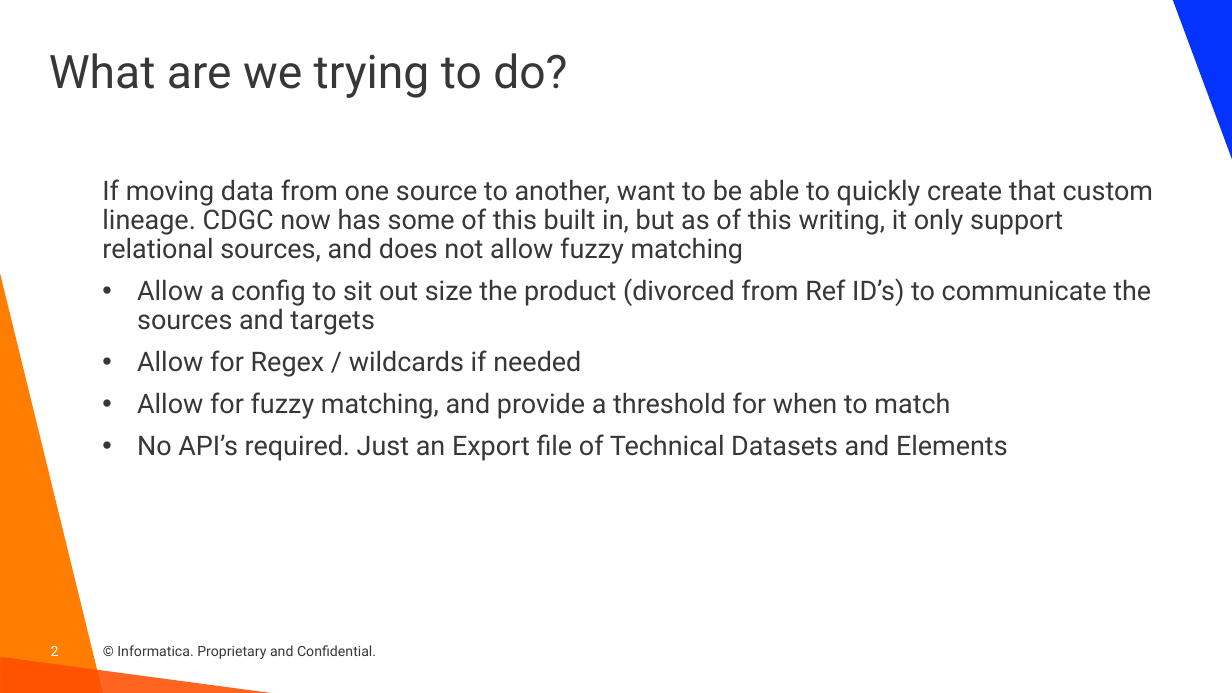
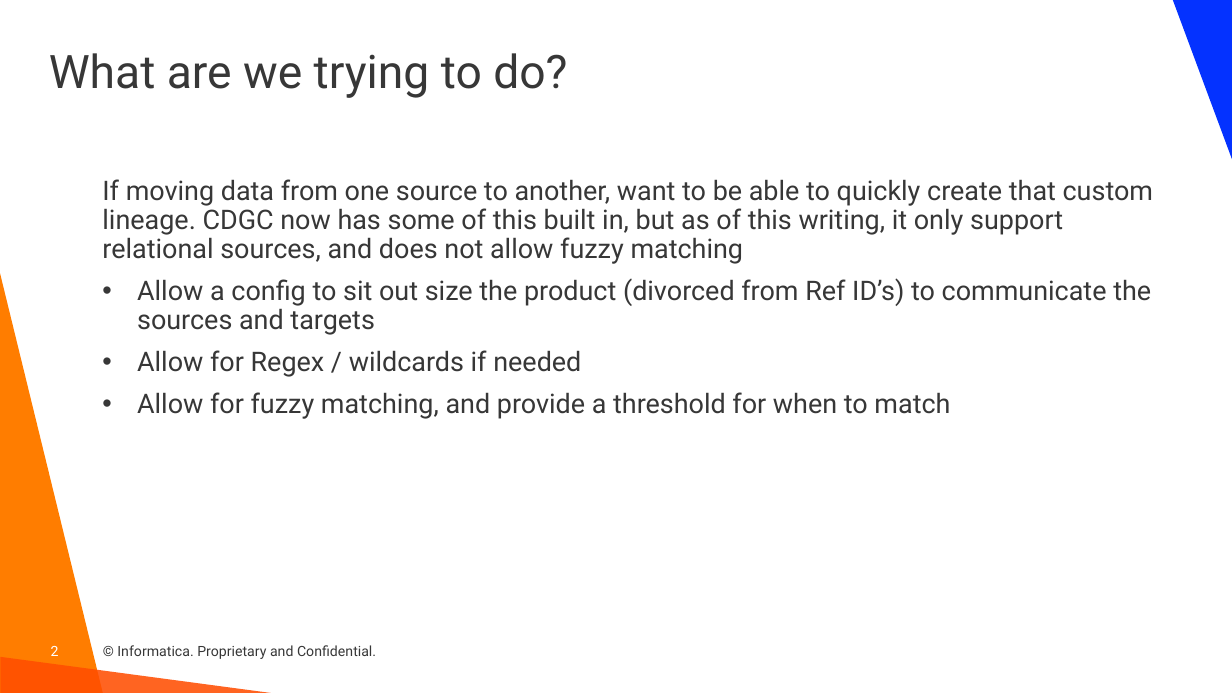
Before and after one commit to haystraw/Informatica_Custom_Lineage_Creator, a slide deck: slide 2 of Custom Lineage Creator.pptx. Drawn at 1232x693 pixels with LibreOffice and Linux fonts; fonts in the diff are those of the drawing; background and template pictures are left out. Boxes give left, top, right and bottom in pixels: in the first picture for what was removed or moved away, otherwise in the second. Text is boxed around its words. In the diff, an @@ line names an element or a change of style, - is before the commit and + after.

```diff
--- a/Custom Lineage Creator.pptx
+++ b/Custom Lineage Creator.pptx
@@ text at (x1=137, y1=434, x2=1008, y2=461): paragraph removed @@
-• No API’s required. Just an Export file of Technical Datasets and Elements
```
Also in this commit, not shown: 4 other slides changed, 7 other files.
